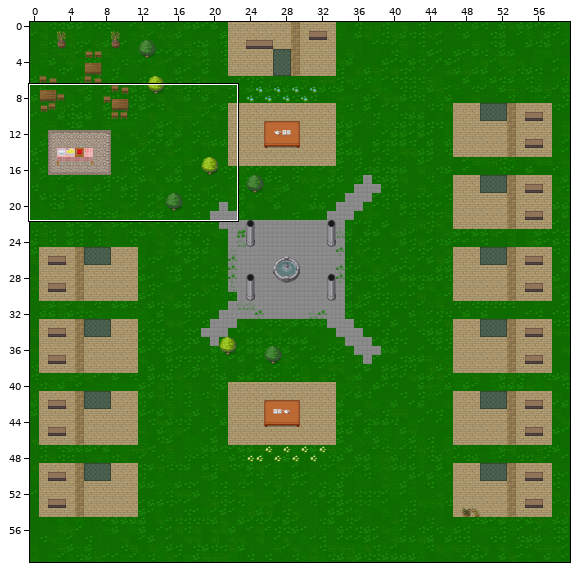
One commit to this Tiled map (JSON): wa_work/maps/main.json. The first picture is a wide view before the edit; the outline marks the close-up.
Close-up. Before the edit:
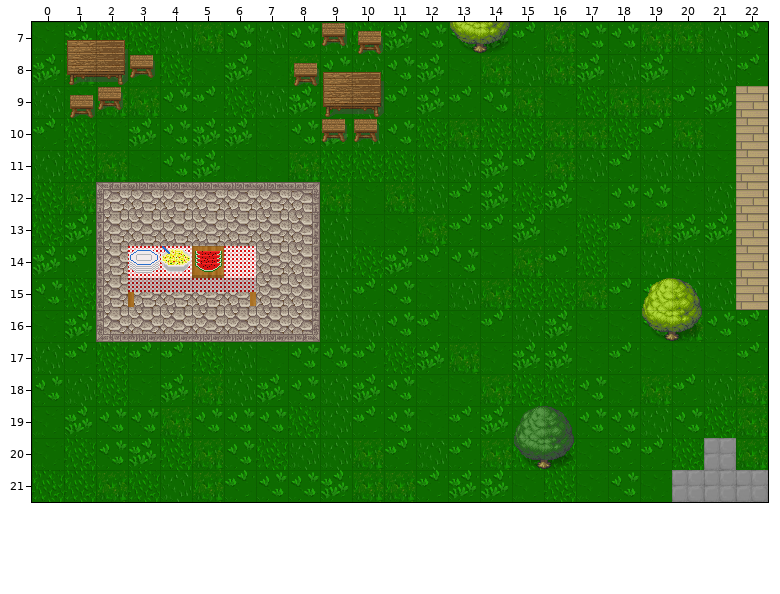
Cells are 32x32 px. Shown: x 0..22, y 7..21.
The result:
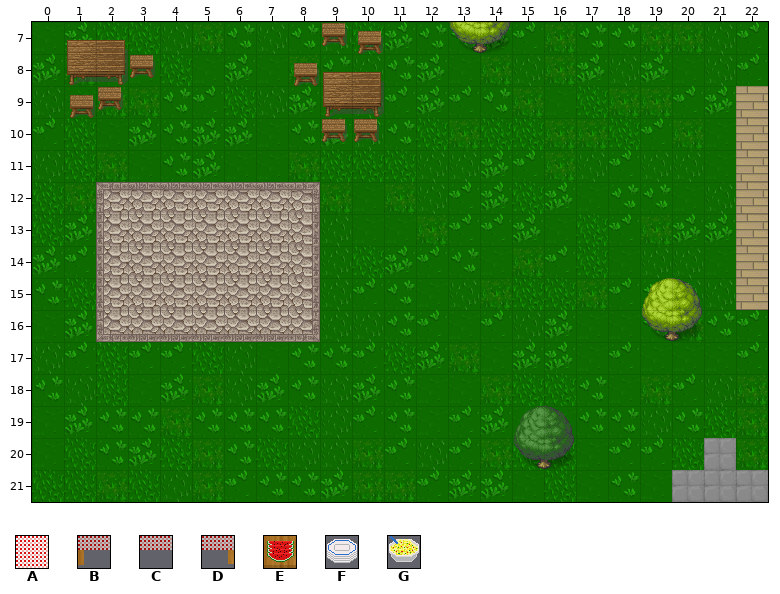
Key: from "pool_cookout": A 15, B 24, C 25, D 26, E 32, F 40, G 49.
_ is an empty cell, # one hidden under a higher layer.
From the commit log: pool collides
The exact change:
Layer "garden":
y 14: x 3..6 AA#A -> ____
y 15: x 3..6 BCCD -> ____
Layer "tischdeko":
y 14: x 3..5 FGE -> ___
Changed places in both close-ups, as pixel boxes (x1, y1, x2, y2):
removed: (128, 246, 256, 307)
